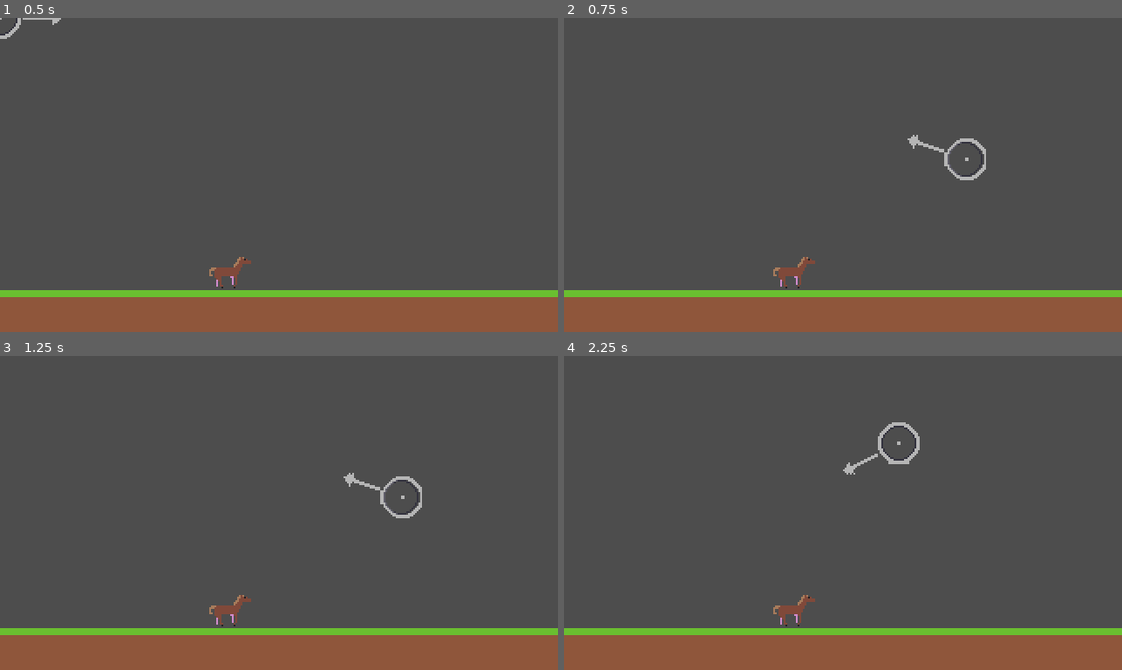
Above: before the commit, frames 1-4 (two rows, left to right).
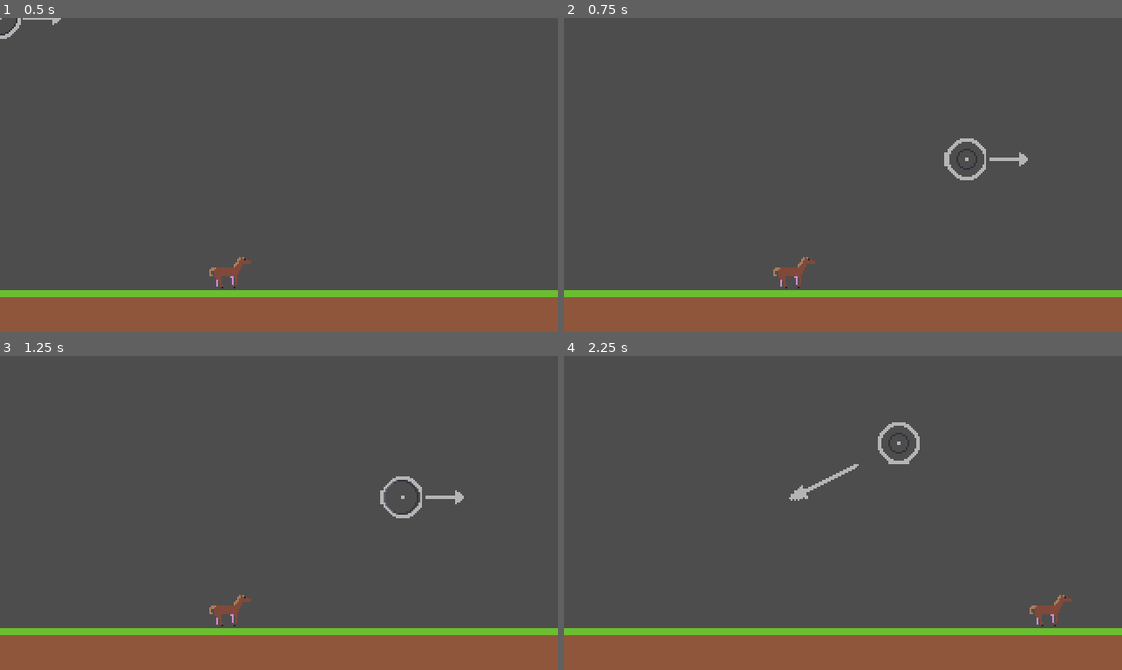
Above: after the commit, the same moments.

Repository: ErwinPrograms/Mini-Jam-205-Horses
Game: Godot game, scene res://scenes/roots/game.tscn
The game is run twice, just before and just after one commit, with the same random seed, the same clock (stepped at 60 frames per second) and the same inputs.
Inputs (mouse positions are in pixels of both pictures, inside the frame that each line leads up to):
- Up to frame 1 (0.5 s): no input
- Up to frame 2 (0.75 s): move the mouse to (965, 159) at 0.52 s; press the mouse at (965, 159) at 0.53 s
- Up to frame 3 (1.25 s): no input
- Up to frame 4 (2.25 s): tap Enter at 1.25 s; move the mouse to (731, 528) at 1.27 s; release the mouse at (731, 528) at 1.28 s; click (731, 528) at 1.35 s; move the mouse to (898, 443) at 2.02 s; press the mouse at (898, 443) at 2.03 s

Frame 1 is identical in both runs. In frame 2, 0.4% of the frame differs, in the area x 61-84%, y 37-51%; in frame 3, 0.2%; in frame 4, 0.9%, in the area x 37-91%, y 22-87%.

Commit message:
Add horse launching

Diff:
--- a/scenes/characters/horse_player.gd
+++ b/scenes/characters/horse_player.gd
@@ -1,2 +1,13 @@
 class_name HorsePlayer
 extends RigidBody2D
+
+@export var launch_power: float = 200
+
+
+func connect_to_cursor(cursor: LaunchCursor):
+	cursor.drag_released.connect(on_drag_released)
+
+func on_drag_released(force_scale: Vector2) -> void:
+	print("Now launching")
+	linear_velocity = force_scale * launch_power
+	print(linear_velocity)
--- a/scenes/characters/horse_player.tscn
+++ b/scenes/characters/horse_player.tscn
@@ -8,6 +8,7 @@
 height = 22.0
 
 [node name="HorsePlayer" type="RigidBody2D" unique_id=570504137]
+lock_rotation = true
 script = ExtResource("1_ersk7")
 
 [node name="Sprite2D" type="Sprite2D" parent="." unique_id=450168388]
--- /dev/null
+++ b/scenes/roots/game.gd
@@ -0,0 +1,7 @@
+extends Node2D
+
+@onready var horse_player: HorsePlayer = $HorsePlayer
+@onready var launch_cursor: LaunchCursor = $ControllerNodes/LaunchCursor
+
+func _ready() -> void:
+	horse_player.connect_to_cursor(launch_cursor)
--- a/scenes/roots/game.tscn
+++ b/scenes/roots/game.tscn
@@ -1,5 +1,6 @@
 [gd_scene format=3 uid="uid://bq0khrtdtveh8"]
 
+[ext_resource type="Script" uid="uid://cug7cshhmy0s0" path="res://scenes/roots/game.gd" id="1_jmdlf"]
 [ext_resource type="PackedScene" uid="uid://bf8l5xrmmuh41" path="res://scenes/characters/horse_player.tscn" id="1_m46om"]
 [ext_resource type="PackedScene" uid="uid://cqbtxxdm0qyl1" path="res://scenes/terrain/border_body.tscn" id="2_yj28s"]
 [ext_resource type="Texture2D" uid="uid://dwtx00a36142e" path="res://assets/grassy-floor.png" id="3_qnb58"]
@@ -9,6 +10,7 @@
 size = Vector2(320, 24)
 
 [node name="Game" type="Node2D" unique_id=368179119]
+script = ExtResource("1_jmdlf")
 
 [node name="HorsePlayer" parent="." unique_id=570504137 instance=ExtResource("1_m46om")]
 position = Vector2(132, 77)
--- a/scenes/ui/launch_cursor.gd
+++ b/scenes/ui/launch_cursor.gd
@@ -1,7 +1,10 @@
 class_name LaunchCursor
 extends Node2D
 
+signal drag_released(force_scale: Vector2)
+
 var _is_dragging: bool = false
+var _drag_distance: Vector2 = Vector2.ZERO
 
 @onready var grow_animated_sprite: AnimatedSprite2D = $GrowAnimatedSprite
 @onready var direction_arrow_sprite: Sprite2D = $DirectionArrowSprite
@@ -13,9 +16,18 @@
 	if event.is_action_released("primary") and _is_dragging:
 		on_primary_released()
 
-	if event is InputEventMouseMotion:
-		print("CursorPosition: %s\nMousePosition: %s" % [global_position, event.position])
-		direction_arrow_sprite.rotation = event.position.angle_to_point(global_position)
+	if _is_dragging and event is InputEventMouseMotion:
+		#print("CursorPosition: %s\nMousePosition: %s" % [global_position, event.position])
+		_drag_distance =  global_position - event.position
+		print("Drag distance: %s" %_drag_distance)
+		direction_arrow_sprite.rotation = _drag_distance.angle()
+
+		# Magic numbers yippie
+		direction_arrow_sprite.scale.x = clampf(
+			_drag_distance.length() / 50,
+			0.5,
+			2.0
+			)
 
 func on_primary_pressed() -> void:
 	visible = true
@@ -26,3 +38,17 @@
 
 func on_primary_released() -> void:
 	visible = false
+	drag_released.emit(calculate_force_from_distance(_drag_distance))
+
+# Calculates the force scale based on the mouse position since the player clicked to start the cursor
+func calculate_force_from_distance(distance: Vector2) -> Vector2:
+	print(distance)
+	var result: Vector2 = distance.normalized()  * clampf(
+		distance.length(),
+		0.5,
+		2
+	)
+
+	print("force scale: %s" % result)
+
+	return result
--- a/scenes/ui/launch_cursor.tscn
+++ b/scenes/ui/launch_cursor.tscn
@@ -45,7 +45,7 @@
 }],
 "loop": false,
 "name": &"grow",
-"speed": 20.0
+"speed": 10.0
 }]
 
 [node name="LaunchCursor" type="Node2D" unique_id=1283492629]
Not shown, added: scenes/roots/game.gd.uid
Not shown, changed: README.md
